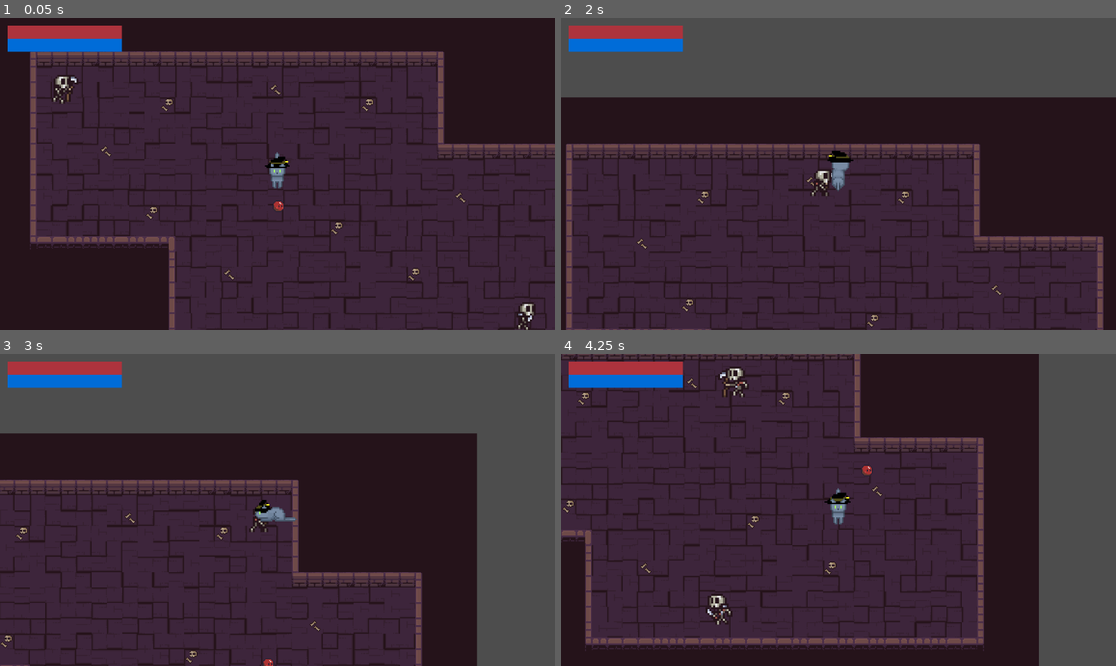
Above: before the commit, frames 1-4 (two rows, left to right).
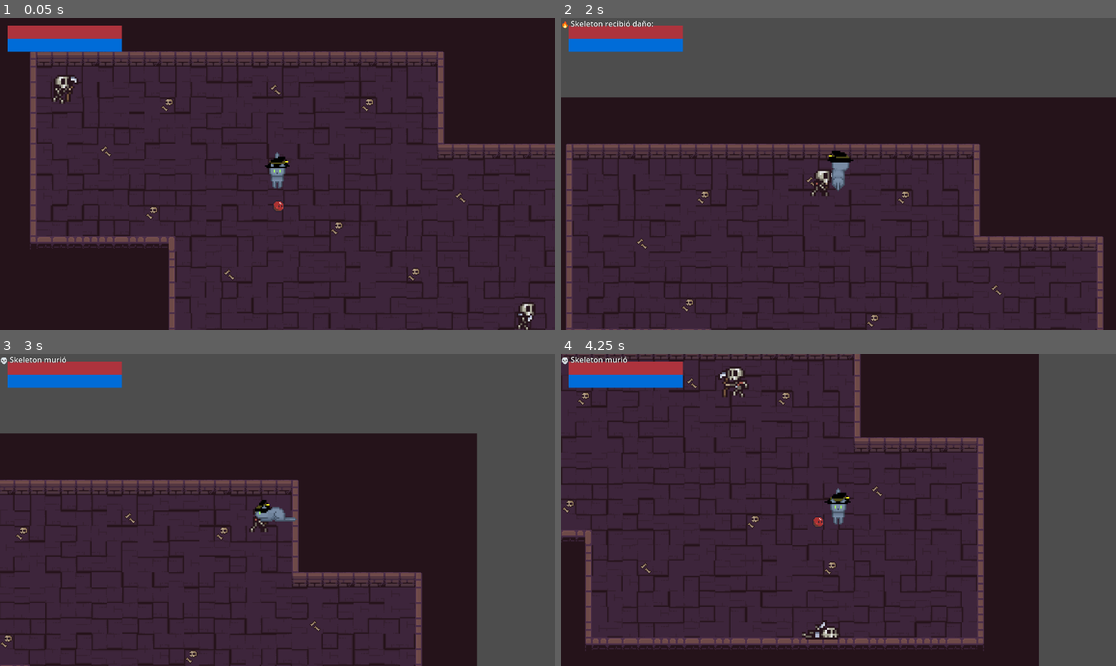
Above: after the commit, the same moments.

Repository: pablocoop/CC5408-Proyecto
Game: Godot game, scene res://scenes/debug_map.tscn
Same seed, same stepped clock (60 frames per second), same inputs: the game is played once before the commit and once after it. This scene is started directly instead of the project's main scene.
Inputs (mouse positions are in pixels of both pictures, inside the frame that each line leads up to):
- Up to frame 1 (0.05 s): no input
- Up to frame 2 (2 s): move the mouse to (810, 236) at 0.52 s; hold W (move_up) from 0.53 s (still down); tap Space (attack) at 0.6 s; move the mouse to (1005, 220) at 1.27 s; right-click (1005, 220) at 1.35 s
- Up to frame 3 (3 s): move the mouse to (111, 463) at 2.02 s; release W (move_up) at 2.03 s; hold A (move_left) from 2.03 s (still down); tap Space (attack) at 2.1 s; move the mouse to (305, 510) at 2.77 s; right-click (305, 510) at 2.85 s
- Up to frame 4 (4.25 s): move the mouse to (755, 432) at 3.52 s; release A (move_left) at 3.53 s; hold S (move_down) from 3.53 s (still down); tap Space (attack) at 3.6 s

Frame 1 is identical in both runs. In frame 2, 0.2% of the frame differs, in the area x 0-17%, y 0-4%; in frame 3, 0.2%; in frame 4, 0.7%, in the area x 0-57%, y 0-92%.
Error in both runs: Invalid access to property or key 'died' on a base object of type 'null instance'. (res://scenes/skeleton.gd:22)

Commit message:
fix: added experimental knockback

Diff:
--- a/components/hurtbox.gd
+++ b/components/hurtbox.gd
@@ -24,11 +24,20 @@
 
 		print("🎯 Hurtbox detectó hitbox:", hitbox)
 		var from_direction: Vector2
+		# Determinar dirección desde el atacante (hitbox) hacia el objetivo (hurtbox/parent_node)
 		if hitbox.has_method("get_direction"):
-			from_direction = -hitbox.get_direction().normalized()
+			from_direction = hitbox.get_direction().normalized()
 		else:
-			from_direction = (hitbox.global_position - parent_node.global_position).normalized()
+			from_direction = (parent_node.global_position - hitbox.global_position).normalized()
 
+		# Validar que no sea un vector nulo
+		if from_direction.length_squared() < 0.01:
+			# Usar la posición del atacante contra el objetivo como fallback
+			from_direction = (hitbox.get_parent().global_position - parent_node.global_position).normalized()
+
+			# Si aún así está mal, fallback final
+			if from_direction.length_squared() < 0.01:
+				from_direction = Vector2.RIGHT  # Solo como último recurso
 
 		parent_node.take_damage(hitbox.damage, from_direction)
 		hitbox.damage_dealt.emit(parent_node.global_position)
--- a/scenes/ball.tscn
+++ b/scenes/ball.tscn
@@ -20,7 +20,6 @@
 
 [node name="Ball" type="RigidBody2D"]
 collision_layer = 8
-collision_mask = 7
 physics_material_override = SubResource("PhysicsMaterial_4dx81")
 gravity_scale = 0.0
 lock_rotation = true
--- a/scenes/player.gd
+++ b/scenes/player.gd
@@ -115,7 +115,7 @@
 		knockback_timer -= delta
 		velocity += knockback_vector
 		# Puedes agregar amortiguación si quieres que el empuje disminuya gradualmente
-		# knockback_vector *= 0.9  # opcional
+		knockback_vector *= 0.9  # opcional
 	else:
 		knockback_vector = Vector2.ZERO
 
@@ -174,6 +174,7 @@
 
 func take_damage(damage: float, from_direction: Vector2) -> void:
 	if is_dead or is_invulnerable:
+		move_and_slide()
 		return
 
 	# Reducir la salud desde el componente
--- a/scenes/player.tscn
+++ b/scenes/player.tscn
@@ -1396,8 +1396,10 @@
 
 [node name="Player" type="CharacterBody2D" node_paths=PackedStringArray("animation_tree")]
 collision_layer = 2
-collision_mask = 13
+collision_mask = 5
 script = ExtResource("1_g2els")
+knockback_duration = 0.2
+knockback_force = 800.0
 animation_tree = NodePath("AnimationTree")
 
 [node name="Sprite2D" type="Sprite2D" parent="."]
--- a/scenes/skeleton.tscn
+++ b/scenes/skeleton.tscn
@@ -20,7 +20,7 @@
 
 [sub_resource type="CapsuleShape2D" id="CapsuleShape2D_i0f3v"]
 radius = 3.0
-height = 12.0
+height = 10.0
 
 [sub_resource type="AnimationNodeAnimation" id="AnimationNodeAnimation_w4hcs"]
 animation = &"attack"
@@ -336,7 +336,7 @@
 
 [node name="Skeleton" type="CharacterBody2D"]
 collision_layer = 4
-collision_mask = 11
+collision_mask = 3
 script = ExtResource("1_w4hcs")
 
 [node name="Pivot" type="Node2D" parent="."]
